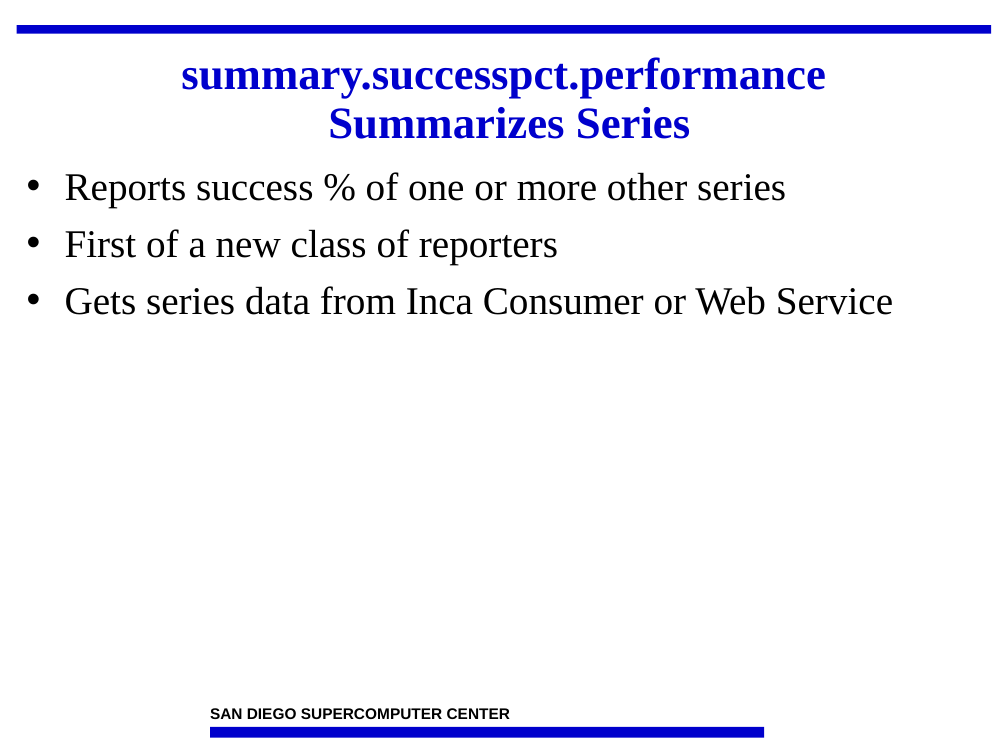
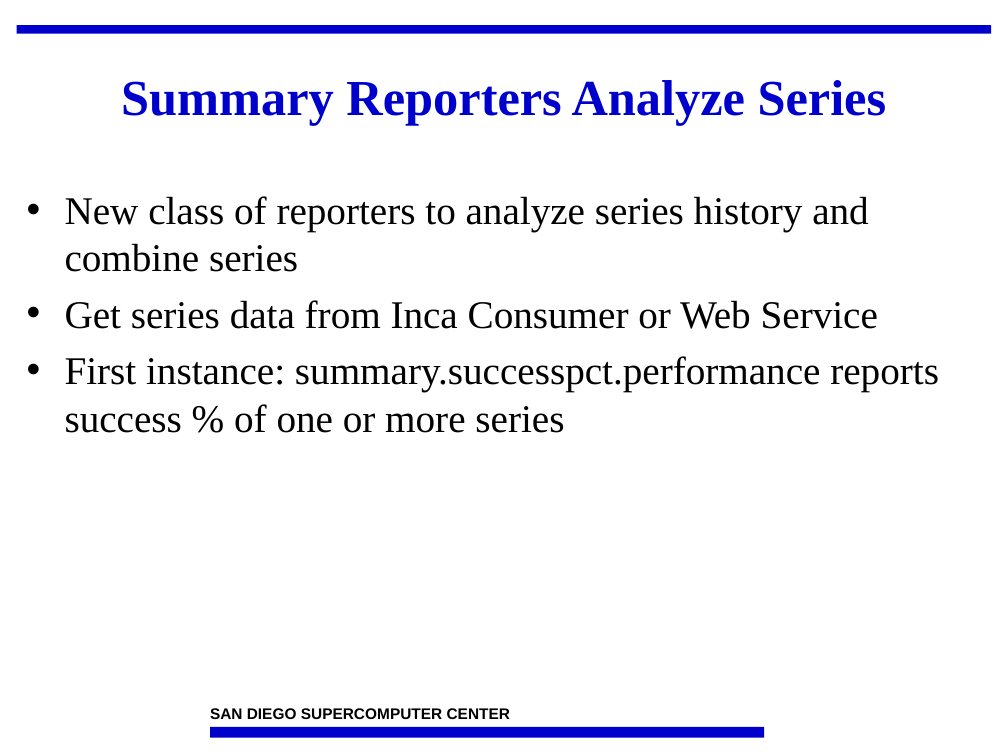
Before and after one commit to IncaProject/inca-xsede, a slide deck: slide 35 of talks/2008workshop/incaReporters.ppt. Drawn at 1008x756 pixels with LibreOffice and Linux fonts; fonts in the diff are those of the drawing; background and template pictures are left out. Boxes give left, top, right and bottom in pixels: in the first picture for what was removed or moved away, otherwise in the second. Text is boxed around its words. In the diff, an @@ line names an element or a change of style, - is before the commit and + after.

Commit message:
Update.

```diff
--- a/talks/2008workshop/incaReporters.ppt
+++ b/talks/2008workshop/incaReporters.ppt
@@ title at (121,80,887,126): text changed; size 32 to 36 pt @@
-summary.successpct.performance
-Summarizes Series
+Summary Reporters Analyze Series
@@ text at (65,196,939,433): text changed @@
-• Reports success % of one or more other series
-• First of a new class of reporters
-• Gets series data from Inca Consumer or Web Service
+• New class of reporters to analyze series history and combine series
+• Get series data from Inca Consumer or Web Service
+• First instance: summary.successpct.performance reports success % of one or more series
```
Also in this commit, not shown: 5 other slides changed, 1 slide added.
